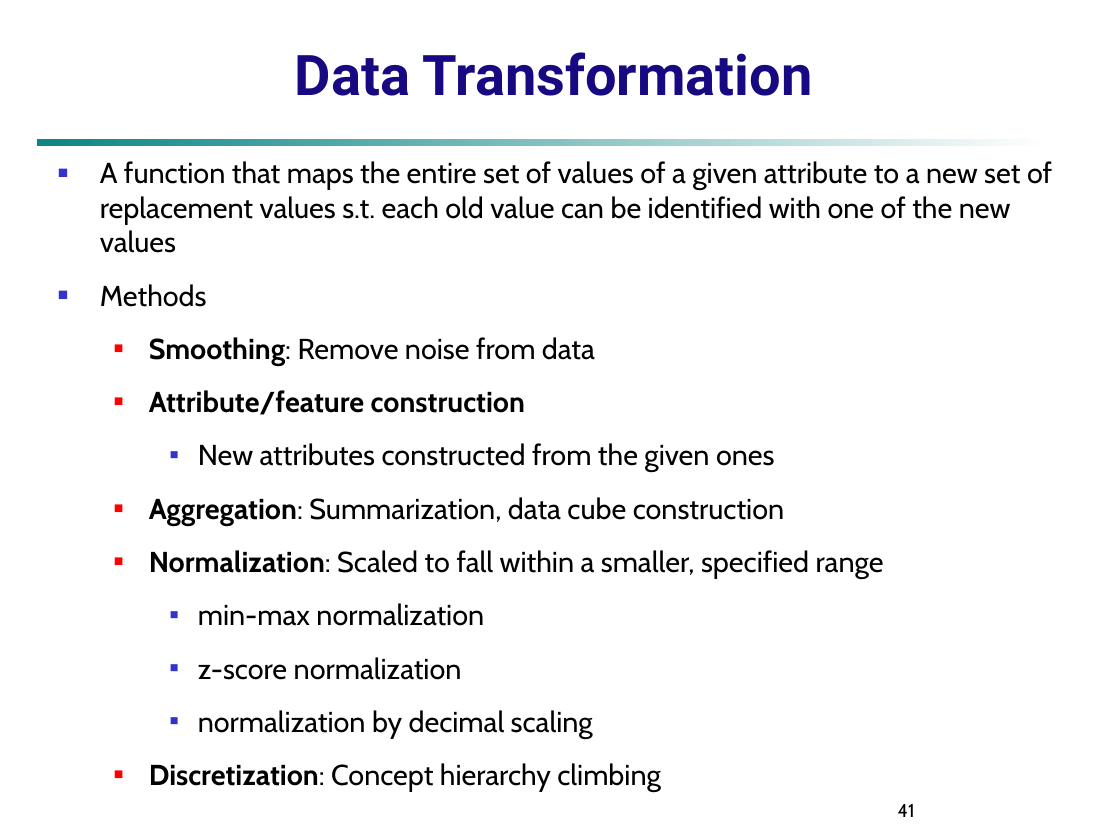
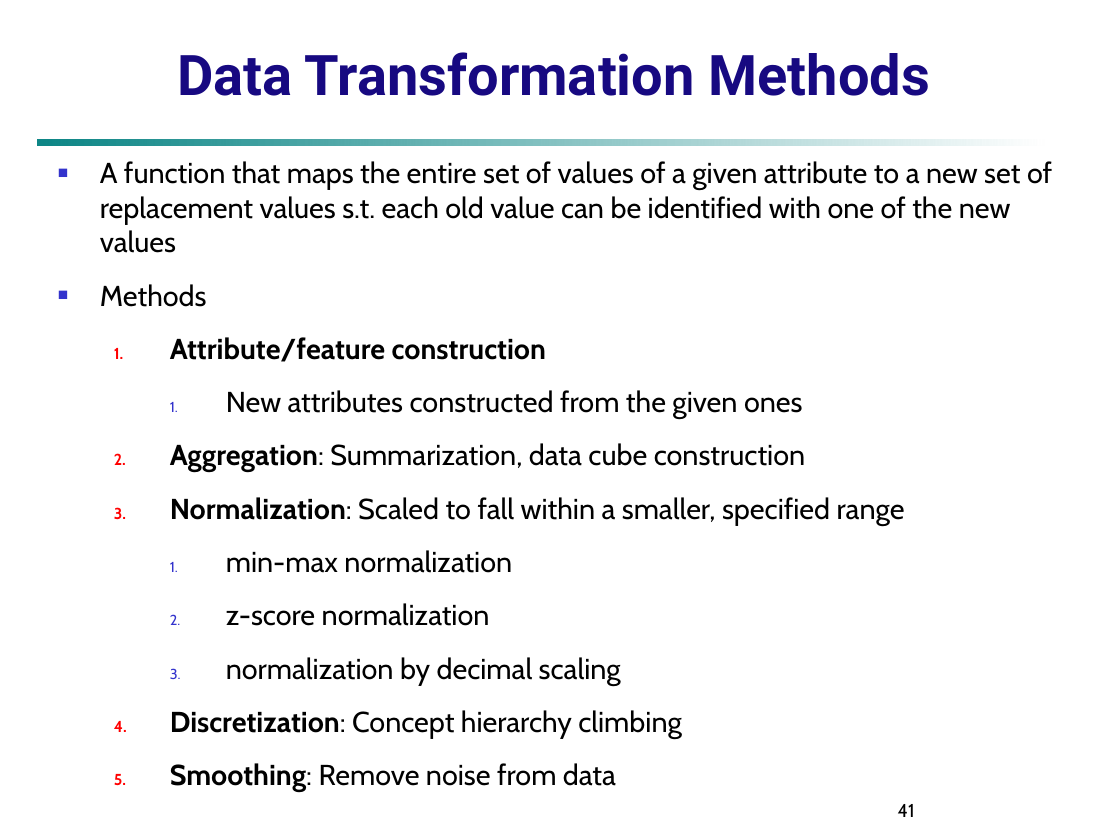
Before and after one commit to mohandesosama/data_warehouse_and_data_mining, a slide deck: slide 41 of Datamining-Slides/03_Preprocessing.ppt. Drawn at 1120x840 pixels with LibreOffice and Linux fonts; fonts in the diff are those of the drawing. Boxes give left, top, right and bottom in pixels: in the first picture for what was removed or moved away, otherwise in the second. Text is boxed around its words. In the diff, an @@ line names an element or a change of style, - is before the commit and + after.

Commit message:
updated data transformation methods in chapter 3

```diff
--- a/Datamining-Slides/03_Preprocessing.ppt
+++ b/Datamining-Slides/03_Preprocessing.ppt
@@ title at bbox=[177, 52, 930, 96]: text changed @@
-Data Transformation
+Data Transformation Methods
@@ text at bbox=[149, 337, 595, 366]: paragraph removed @@
-  ■ Smoothing: Remove noise from data
@@ text at bbox=[170, 337, 905, 738]: bullet ■ to 1. @@
@@ text at bbox=[170, 763, 616, 792]: paragraph added @@
+  5. Smoothing: Remove noise from data
```
Also in this commit, not shown: 4 other slides changed.
